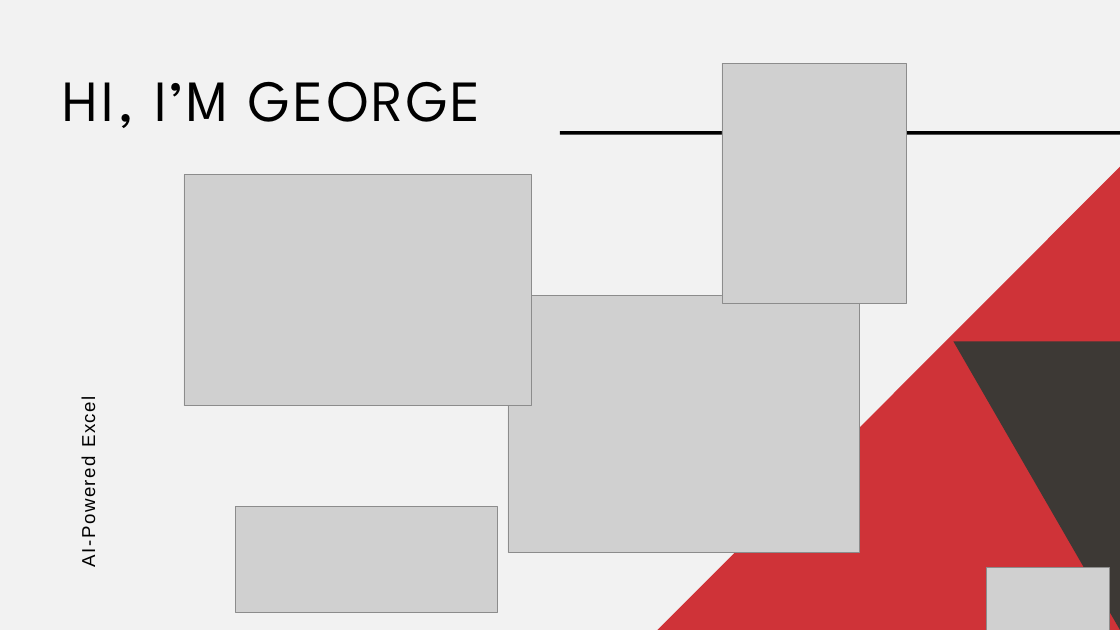
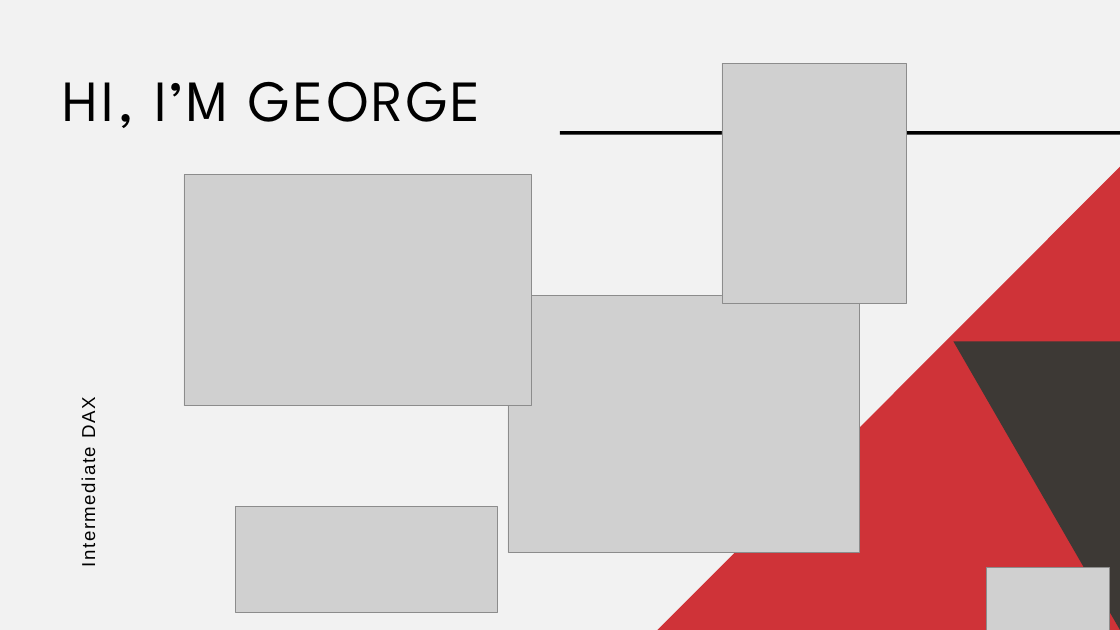
Before and after one commit to stringfestdata/intermediate-dax-power-pivot, a slide deck: slide 2 of intermdiate-dax-power-pivot.pptx. Drawn at 1120x630 pixels with LibreOffice and Linux fonts; fonts in the diff are those of the drawing; grey boxes stand for pictures. Boxes give left, top, right and bottom in pixels: in the first picture for what was removed or moved away, otherwise in the second. Text is boxed around its words. In the diff, an @@ line names an element or a change of style, - is before the commit and + after.

```diff
--- a/intermdiate-dax-power-pivot.pptx
+++ b/intermdiate-dax-power-pivot.pptx
@@ text at bbox=[78, 401, 99, 559]: text changed @@
-AI-Powered Excel
+Intermediate DAX
```
Also in this commit, not shown: 3 other slides changed, 1 slide added, 1 slide removed, 7 other files.
